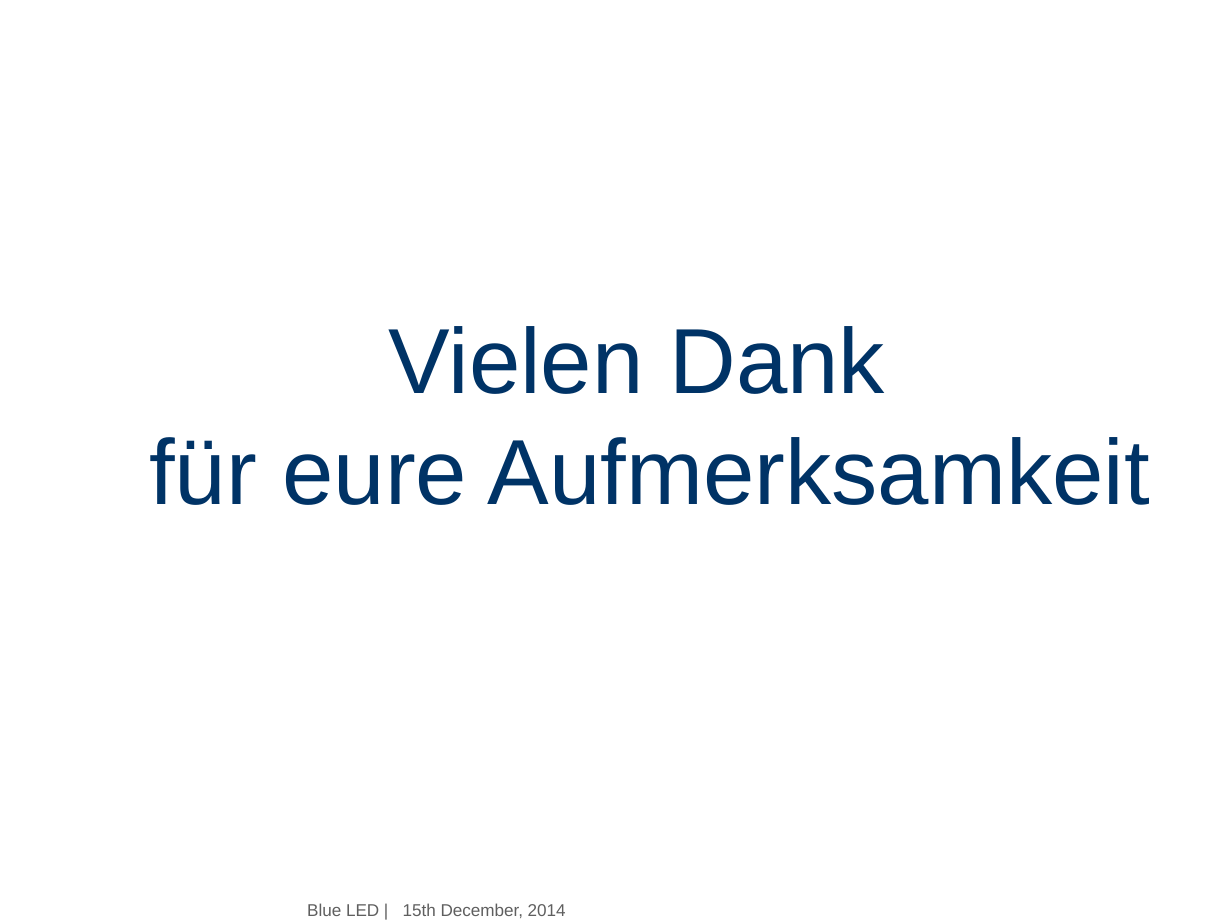
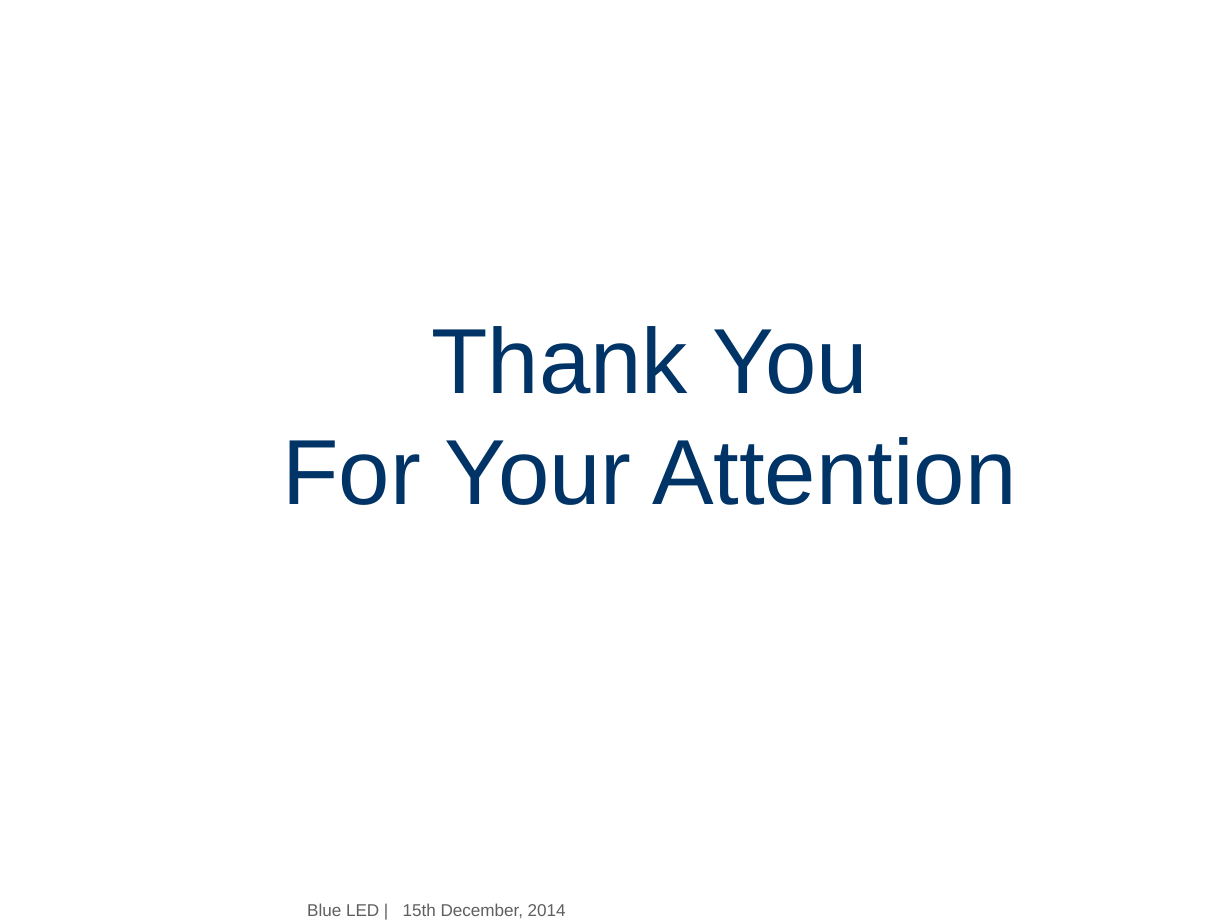
Before and after one commit to janekg89/Masterarbeit_fbm, a slide deck: slide 16 of presentation/midtermpresentation.odp (slide 15 before the commit). Drawn at 1232x924 pixels with LibreOffice and Linux fonts; fonts in the diff are those of the drawing. Boxes give left, top, right and bottom in pixels: in the first picture for what was removed or moved away, otherwise in the second. Text is boxed around its words. In the diff, an @@ line names an element or a change of style, - is before the commit and + after.

```diff
--- a/presentation/midtermpresentation.odp
+++ b/presentation/midtermpresentation.odp
@@ title at (x1=282, y1=326, x2=1016, y2=505): text changed @@
-Vielen Dank
-für eure Aufmerksamkeit
+Thank You
+For Your Attention
```
Also in this commit, not shown: 2 other slides changed, 3 slides added, 2 slides removed, 1 other file.
